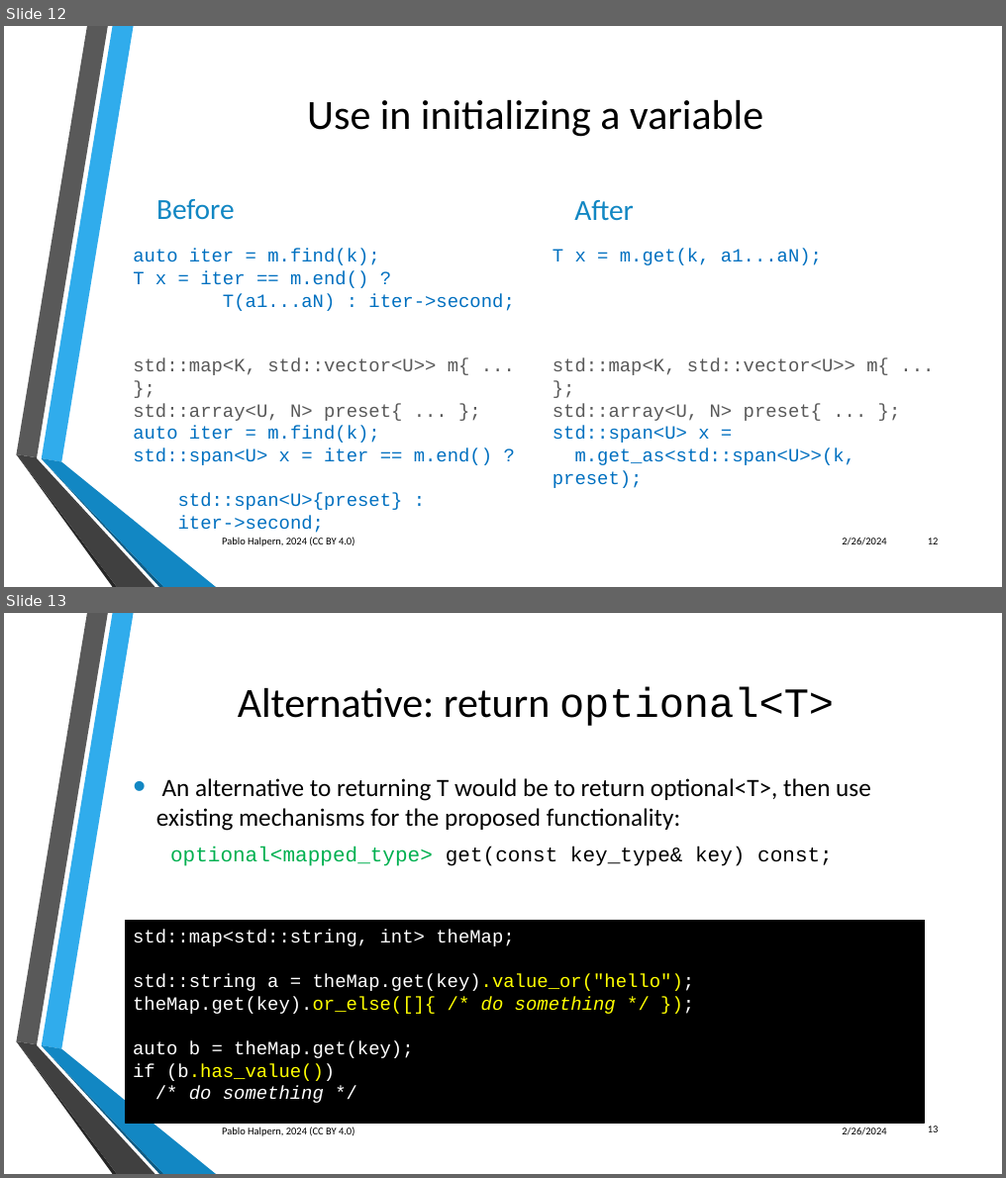
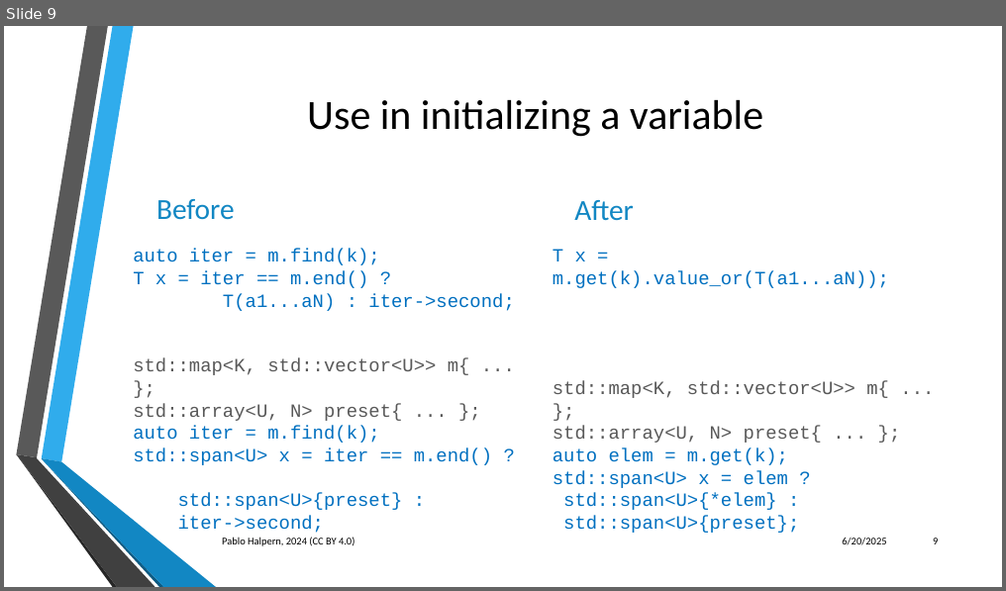
Before and after one commit to phalpern/WG21-halpern, a slide deck: P3091-map_lookup/P3091 Better lookups for map and unordered_map.pptx. Shown one above the other, each under a label of ours: slides 12 and 13 before the commit, slide 9 after it. The pictures are 1006x1178 and 1006x591 pixels, drawn with LibreOffice and Linux fonts; fonts in the diff are those of the drawing; background and template pictures are left out. Boxes give left, top, right and bottom in pixels: in the first picture for what was removed or moved away, otherwise in the second. Text is boxed around its words. In the diff, an @@ line names an element or a change of style, - is before the commit and + after.

Commit message:
D3091R4: Update for constexpr and flat_map

```diff
--- a/P3091-map_lookup/P3091 Better lookups for map and unordered_map.pptx
+++ b/P3091-map_lookup/P3091 Better lookups for map and unordered_map.pptx
@@ slide 13 removed at [4, 613, 1002, 1174], background picture (left out); not listed: 6 template elements that a slide beside it also shows @@
@@ title removed at [238, 686, 834, 726] @@
-Alternative: return optional<T>
@@ text removed at [156, 778, 871, 866] @@
-• An alternative to returning T would be to return optional<T>, then use existing mechanisms for the proposed functionality:
-  optional<mapped_type> get(const key_type& key) const;
@@ rectangle removed at [126, 921, 924, 1123] @@
-std::map<std::string, int> theMap;
-std::string a = theMap.get(key).value_or("hello");
-theMap.get(key).or_else([]{ /* do something */ });
-auto b = theMap.get(key);
-if (b.has_value())
-/* do something */
@@ text removed at [222, 1127, 354, 1137] @@
-Pablo Halpern, 2024 (CC BY 4.0)
@@ text removed at [842, 1128, 886, 1136] @@
-2/26/2024
@@ page number removed at [928, 1126, 939, 1133] @@
-13
@@ what was slide 12 is now slide 9 @@
@@ slide 9 changed as well @@
@@ text at [552, 249, 889, 533]: text changed @@
-T x = m.get(k, a1...aN);
-std::map<K, std::vector<U>> m{ ... };
-std::array<U, N> preset{ ... };
-std::span<U> x =
-m.get_as<std::span<U>>(k, preset);
+T x = m.get(k).value_or(T(a1...aN));
+std::map<K, std::vector<U>> m{ ... };
+std::array<U, N> preset{ ... };
+auto elem = m.get(k);
+std::span<U> x = elem ?
+std::span<U>{*elem} :
+std::span<U>{preset};
@@ text at [842, 538, 886, 546]: text changed @@
-2/26/2024
+6/20/2025
@@ page number at [933, 538, 938, 545]: text changed @@
-12
+9
```
Also in this commit, not shown: 10 other slides changed, 7 other slides removed, 9 other files.
